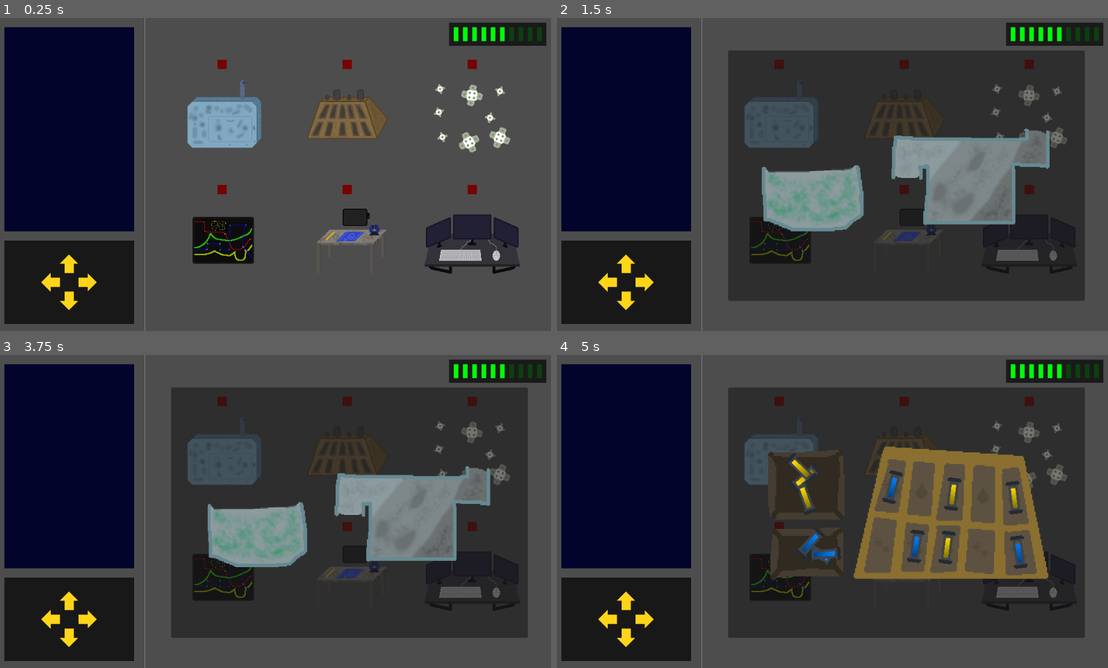
Above: before the commit, frames 1-4 (two rows, left to right).
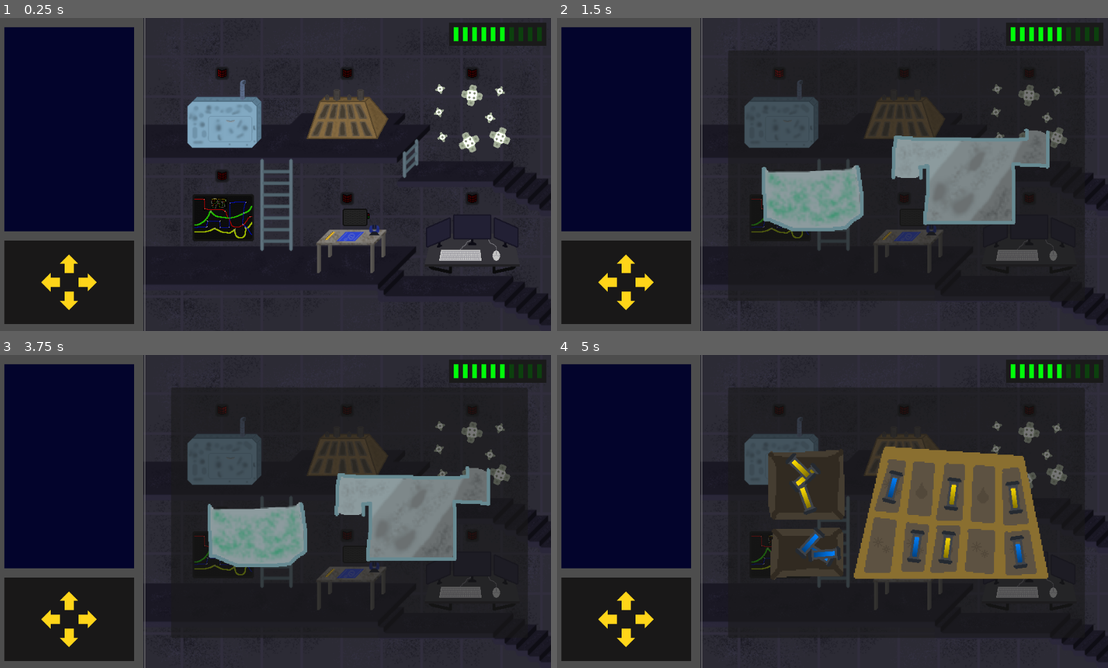
Above: after the commit, the same moments.

Repository: kedalovo/-SG-Spaceship-Management
Game: Godot game, scene res://Game Scene/Game.tscn
Same seed, same stepped clock (60 frames per second), same inputs: the game is played once before the commit and once after it.
Inputs (mouse positions are in pixels of both pictures, inside the frame that each line leads up to):
- Up to frame 1 (0.25 s): no input
- Up to frame 2 (1.5 s): click (777, 115) at 0.52 s; click (777, 115) at 1.27 s
- Up to frame 3 (3.75 s): click (220, 452) at 2.02 s; tap Enter at 2.75 s; move the mouse to (396, 495) at 2.77 s; hold ` (test) 2.78-3.53 s; click (396, 495) at 2.92 s; tap Space (test1) at 3.5, 3.6 s; move the mouse to (159, 527) at 3.52 s; click (159, 527) at 3.67 s
- Up to frame 4 (5 s): tap Enter at 4.25 s; move the mouse to (887, 442) at 4.27 s; hold ` (test) from 4.28 s (still down); click (887, 442) at 4.42 s

The runs differ from the first frame. In frame 1, 63% of the frame differs, in the area x 25-100%, y 0-100%; in frame 2, 22%; in frame 3, 22%; in frame 4, 22%.

Commit message:
Added background for systems viewport. Added light texture and experimented with light flickering and Warning Light animation. Added experiment to the Life Support sprite.

Diff:
--- a/Game Scene/Game.tscn
+++ b/Game Scene/Game.tscn
@@ -1,12 +1,15 @@
-[gd_scene load_steps=21 format=3 uid="uid://dr0fafp1u36yj"]
+[gd_scene load_steps=40 format=3 uid="uid://dr0fafp1u36yj"]
 
 [ext_resource type="Script" path="res://Game Scene/game.gd" id="1_t00el"]
 [ext_resource type="Texture2D" uid="uid://dmcht1gqpy4v3" path="res://Systems/Life Support/Assets/Life Support.png" id="2_3bjf3"]
+[ext_resource type="Texture2D" uid="uid://c6wdksyljuwx5" path="res://Systems/Systems Background.png" id="2_idqil"]
 [ext_resource type="Texture2D" uid="uid://crc0xix75leon" path="res://Systems/Life Support/Assets/Life Support outline.png" id="3_hjlia"]
 [ext_resource type="Script" path="res://Systems/system_visual.gd" id="3_kjvah"]
 [ext_resource type="Texture2D" uid="uid://ssmcw3sgvd41" path="res://Systems/Engines/Assets/Engines.png" id="4_jxdcm"]
+[ext_resource type="Texture2D" uid="uid://cmrd1b8glluvk" path="res://Systems/Warning light spritesheet.png" id="4_lunap"]
 [ext_resource type="Texture2D" uid="uid://brae5e5l23kpa" path="res://Systems/Engines/Assets/Engines Outline.png" id="5_6eb6w"]
 [ext_resource type="Texture2D" uid="uid://cnclshu285y1g" path="res://Systems/Hull/Assets/Hull.png" id="6_a3iyu"]
+[ext_resource type="Texture2D" uid="uid://bfnmgqj2tq8wu" path="res://Systems/Light.png" id="6_glmdj"]
 [ext_resource type="Texture2D" uid="uid://bcklxi8t78ysf" path="res://Systems/Hull/Assets/Hull Outline.png" id="7_meg7b"]
 [ext_resource type="Texture2D" uid="uid://dcnklmox7xujm" path="res://Systems/Electrical/Assets/Electrical.png" id="8_qtinh"]
 [ext_resource type="Texture2D" uid="uid://dyveh6205nwoq" path="res://Systems/Electrical/Assets/Electrical Outline.png" id="9_xw2r2"]
@@ -21,11 +24,148 @@
 [ext_resource type="PackedScene" uid="uid://c22b6p4rrgv5p" path="res://Systems/External/external_system.tscn" id="19_kf2ef"]
 [ext_resource type="PackedScene" uid="uid://cn0fv0fedt2ig" path="res://Systems/Computer/computer_system.tscn" id="20_1h5sm"]
 
+[sub_resource type="AtlasTexture" id="AtlasTexture_kost8"]
+atlas = ExtResource("4_lunap")
+region = Rect2(0, 0, 16, 16)
+
+[sub_resource type="AtlasTexture" id="AtlasTexture_mqpji"]
+atlas = ExtResource("4_lunap")
+region = Rect2(0, 0, 16, 16)
+
+[sub_resource type="AtlasTexture" id="AtlasTexture_577oo"]
+atlas = ExtResource("4_lunap")
+region = Rect2(16, 0, 16, 16)
+
+[sub_resource type="AtlasTexture" id="AtlasTexture_41emw"]
+atlas = ExtResource("4_lunap")
+region = Rect2(32, 0, 16, 16)
+
+[sub_resource type="AtlasTexture" id="AtlasTexture_pbdgm"]
+atlas = ExtResource("4_lunap")
+region = Rect2(48, 0, 16, 16)
+
+[sub_resource type="AtlasTexture" id="AtlasTexture_qxx78"]
+atlas = ExtResource("4_lunap")
+region = Rect2(64, 0, 16, 16)
+
+[sub_resource type="AtlasTexture" id="AtlasTexture_0ftny"]
+atlas = ExtResource("4_lunap")
+region = Rect2(80, 0, 16, 16)
+
+[sub_resource type="AtlasTexture" id="AtlasTexture_m60do"]
+atlas = ExtResource("4_lunap")
+region = Rect2(96, 0, 16, 16)
+
+[sub_resource type="AtlasTexture" id="AtlasTexture_k2qao"]
+atlas = ExtResource("4_lunap")
+region = Rect2(112, 0, 16, 16)
+
+[sub_resource type="AtlasTexture" id="AtlasTexture_ruvoc"]
+atlas = ExtResource("4_lunap")
+region = Rect2(128, 0, 16, 16)
+
+[sub_resource type="AtlasTexture" id="AtlasTexture_e1frc"]
+atlas = ExtResource("4_lunap")
+region = Rect2(144, 0, 16, 16)
+
+[sub_resource type="AtlasTexture" id="AtlasTexture_ihln6"]
+atlas = ExtResource("4_lunap")
+region = Rect2(160, 0, 16, 16)
+
+[sub_resource type="SpriteFrames" id="SpriteFrames_ilhr1"]
+animations = [{
+"frames": [{
+"duration": 1.0,
+"texture": SubResource("AtlasTexture_kost8")
+}],
+"loop": false,
+"name": &"default",
+"speed": 1.0
+}, {
+"frames": [{
+"duration": 1.0,
+"texture": SubResource("AtlasTexture_mqpji")
+}, {
+"duration": 1.0,
+"texture": SubResource("AtlasTexture_577oo")
+}, {
+"duration": 1.0,
+"texture": SubResource("AtlasTexture_41emw")
+}, {
+"duration": 1.0,
+"texture": SubResource("AtlasTexture_pbdgm")
+}, {
+"duration": 1.0,
+"texture": SubResource("AtlasTexture_qxx78")
+}, {
+"duration": 1.0,
+"texture": SubResource("AtlasTexture_0ftny")
+}, {
+"duration": 1.0,
+"texture": SubResource("AtlasTexture_m60do")
+}, {
+"duration": 1.0,
+"texture": SubResource("AtlasTexture_k2qao")
+}, {
+"duration": 1.0,
+"texture": SubResource("AtlasTexture_ruvoc")
+}, {
+"duration": 1.0,
+"texture": SubResource("AtlasTexture_e1frc")
+}, {
+"duration": 1.0,
+"texture": SubResource("AtlasTexture_ihln6")
+}],
+"loop": true,
+"name": &"warning",
+"speed": 11.0
+}]
+
+[sub_resource type="Animation" id="Animation_xrol2"]
+resource_name = "idle"
+loop_mode = 1
+step = 0.05
+tracks/0/type = "bezier"
+tracks/0/imported = false
+tracks/0/enabled = true
+tracks/0/path = NodePath(".:energy")
+tracks/0/interp = 1
+tracks/0/loop_wrap = true
+tracks/0/keys = {
+"handle_modes": PackedInt32Array(0, 0, 0),
+"points": PackedFloat32Array(1, 0, 0, 0.1, 0, 5, -0.1, 0, 0.1, 0, 1, -0.1, 0, 0, 0),
+"times": PackedFloat32Array(0, 0.5, 1)
+}
+
+[sub_resource type="Animation" id="Animation_5t5ek"]
+length = 0.001
+tracks/0/type = "bezier"
+tracks/0/imported = false
+tracks/0/enabled = true
+tracks/0/path = NodePath(".:energy")
+tracks/0/interp = 1
+tracks/0/loop_wrap = true
+tracks/0/keys = {
+"handle_modes": PackedInt32Array(0),
+"points": PackedFloat32Array(3, -0.25, 0, 0.25, 0),
+"times": PackedFloat32Array(0)
+}
+
+[sub_resource type="AnimationLibrary" id="AnimationLibrary_gutu4"]
+_data = {
+"RESET": SubResource("Animation_5t5ek"),
+"idle": SubResource("Animation_xrol2")
+}
+
 [node name="Game" type="Node2D"]
 script = ExtResource("1_t00el")
 
 [node name="Camera2D" type="Camera2D" parent="."]
 anchor_mode = 0
+
+[node name="Sprite2D" type="Sprite2D" parent="."]
+position = Vector2(608, 270)
+texture = ExtResource("2_idqil")
 
 [node name="CabinColorRect" type="ColorRect" parent="."]
 offset_left = 16.0
@@ -80,12 +220,26 @@
 texture = ExtResource("2_3bjf3")
 script = ExtResource("3_kjvah")
 
-[node name="WarningLight" type="ColorRect" parent="Systems Sprites/LifeSupportSprite"]
-offset_left = -8.0
-offset_top = -96.0
-offset_right = 8.0
-offset_bottom = -80.0
-color = Color(0.460938, 0.00720215, 0.00720215, 1)
+[node name="Warning Light" type="AnimatedSprite2D" parent="Systems Sprites/LifeSupportSprite"]
+light_mask = 2
+visibility_layer = 2
+position = Vector2(0, -72)
+sprite_frames = SubResource("SpriteFrames_ilhr1")
+animation = &"warning"
+autoplay = "warning"
+
+[node name="PointLight2D" type="PointLight2D" parent="Systems Sprites/LifeSupportSprite/Warning Light"]
+visible = false
+color = Color(1, 0, 0, 1)
+energy = 3.0
+blend_mode = 2
+texture = ExtResource("6_glmdj")
+
+[node name="AnimationPlayer" type="AnimationPlayer" parent="Systems Sprites/LifeSupportSprite/Warning Light/PointLight2D"]
+libraries = {
+"": SubResource("AnimationLibrary_gutu4")
+}
+autoplay = "idle"
 
 [node name="Outline" type="Sprite2D" parent="Systems Sprites/LifeSupportSprite"]
 visible = false
@@ -105,12 +259,12 @@
 script = ExtResource("3_kjvah")
 system_index = 1
 
-[node name="WarningLight" type="ColorRect" parent="Systems Sprites/EnginesSprite"]
-offset_left = -8.0
-offset_top = -96.0
-offset_right = 8.0
-offset_bottom = -80.0
-color = Color(0.460938, 0.00720215, 0.00720215, 1)
+[node name="Warning Light" type="AnimatedSprite2D" parent="Systems Sprites/EnginesSprite"]
+light_mask = 2
+visibility_layer = 2
+position = Vector2(0, -72)
+sprite_frames = SubResource("SpriteFrames_ilhr1")
+autoplay = "default"
 
 [node name="Outline" type="Sprite2D" parent="Systems Sprites/EnginesSprite"]
 visible = false
@@ -130,12 +284,12 @@
 script = ExtResource("3_kjvah")
 system_index = 2
 
-[node name="WarningLight" type="ColorRect" parent="Systems Sprites/HullSprite"]
-offset_left = -8.0
-offset_top = -96.0
-offset_right = 8.0
-offset_bottom = -80.0
-color = Color(0.460938, 0.00720215, 0.00720215, 1)
+[node name="Warning Light" type="AnimatedSprite2D" parent="Systems Sprites/HullSprite"]
+light_mask = 2
+visibility_layer = 2
+position = Vector2(0, -72)
+sprite_frames = SubResource("SpriteFrames_ilhr1")
+autoplay = "default"
 
 [node name="Outline" type="Sprite2D" parent="Systems Sprites/HullSprite"]
 visible = false
@@ -150,17 +304,17 @@
 flat = true
 
 [node name="ElectricalSprite" type="Sprite2D" parent="Systems Sprites"]
-position = Vector2(-216, 104)
+position = Vector2(-216, 65)
 texture = ExtResource("8_qtinh")
 script = ExtResource("3_kjvah")
 system_index = 3
 
-[node name="WarningLight" type="ColorRect" parent="Systems Sprites/ElectricalSprite"]
-offset_left = -8.0
-offset_top = -96.0
-offset_right = 8.0
-offset_bottom = -80.0
-color = Color(0.460938, 0.00720215, 0.00720215, 1)
+[node name="Warning Light" type="AnimatedSprite2D" parent="Systems Sprites/ElectricalSprite"]
+light_mask = 2
+visibility_layer = 2
+position = Vector2(0, -72)
+sprite_frames = SubResource("SpriteFrames_ilhr1")
+autoplay = "default"
 
 [node name="Outline" type="Sprite2D" parent="Systems Sprites/ElectricalSprite"]
 visible = false
@@ -180,12 +334,12 @@
 script = ExtResource("3_kjvah")
 system_index = 4
 
-[node name="WarningLight" type="ColorRect" parent="Systems Sprites/ExternalSprite"]
-offset_left = -8.0
-offset_top = -96.0
-offset_right = 8.0
-offset_bottom = -80.0
-color = Color(0.460938, 0.00720215, 0.00720215, 1)
+[node name="Warning Light" type="AnimatedSprite2D" parent="Systems Sprites/ExternalSprite"]
+light_mask = 2
+visibility_layer = 2
+position = Vector2(0, -72)
+sprite_frames = SubResource("SpriteFrames_ilhr1")
+autoplay = "default"
 
 [node name="Outline" type="Sprite2D" parent="Systems Sprites/ExternalSprite"]
 visible = false
@@ -205,12 +359,12 @@
 script = ExtResource("3_kjvah")
 system_index = 5
 
-[node name="WarningLight" type="ColorRect" parent="Systems Sprites/ComputerSprite"]
-offset_left = -8.0
-offset_top = -96.0
-offset_right = 8.0
-offset_bottom = -80.0
-color = Color(0.460938, 0.00720215, 0.00720215, 1)
+[node name="Warning Light" type="AnimatedSprite2D" parent="Systems Sprites/ComputerSprite"]
+light_mask = 2
+visibility_layer = 2
+position = Vector2(0, -72)
+sprite_frames = SubResource("SpriteFrames_ilhr1")
+autoplay = "default"
 
 [node name="Outline" type="Sprite2D" parent="Systems Sprites/ComputerSprite"]
 visible = false
--- a/Systems/Computer/computer_system.tscn
+++ b/Systems/Computer/computer_system.tscn
@@ -3,6 +3,31 @@
 [ext_resource type="Script" path="res://Systems/Computer/computer_system.gd" id="1_3i7g7"]
 [ext_resource type="Texture2D" uid="uid://c2wnmae3lkpre" path="res://Systems/Computer/Assets/Computer outside.png" id="2_4nu0v"]
 [ext_resource type="Theme" uid="uid://deues2s64t2hh" path="res://Systems/Computer/Assets/Theme/computer_theme.tres" id="3_wrsqg"]
+
+[sub_resource type="Animation" id="Animation_ygv70"]
+length = 0.001
+tracks/0/type = "bezier"
+tracks/0/imported = false
+tracks/0/enabled = true
+tracks/0/path = NodePath("Camera2D:zoom:x")
+tracks/0/interp = 1
+tracks/0/loop_wrap = true
+tracks/0/keys = {
+"handle_modes": PackedInt32Array(0),
+"points": PackedFloat32Array(1.5, -0.15, 0, 0.15, 0),
+"times": PackedFloat32Array(0)
+}
+tracks/1/type = "bezier"
+tracks/1/imported = false
+tracks/1/enabled = true
+tracks/1/path = NodePath("Camera2D:zoom:y")
+tracks/1/interp = 1
+tracks/1/loop_wrap = true
+tracks/1/keys = {
+"handle_modes": PackedInt32Array(0),
+"points": PackedFloat32Array(1.5, -0.15, 0, 0.15, 0),
+"times": PackedFloat32Array(0)
+}
 
 [sub_resource type="Animation" id="Animation_462qr"]
 resource_name = "open"
@@ -42,31 +67,6 @@
 "args": [],
 "method": &"make_current"
 }]
-}
-
-[sub_resource type="Animation" id="Animation_ygv70"]
-length = 0.001
-tracks/0/type = "bezier"
-tracks/0/imported = false
-tracks/0/enabled = true
-tracks/0/path = NodePath("Camera2D:zoom:x")
-tracks/0/interp = 1
-tracks/0/loop_wrap = true
-tracks/0/keys = {
-"handle_modes": PackedInt32Array(0),
-"points": PackedFloat32Array(1.5, -0.15, 0, 0.15, 0),
-"times": PackedFloat32Array(0)
-}
-tracks/1/type = "bezier"
-tracks/1/imported = false
-tracks/1/enabled = true
-tracks/1/path = NodePath("Camera2D:zoom:y")
-tracks/1/interp = 1
-tracks/1/loop_wrap = true
-tracks/1/keys = {
-"handle_modes": PackedInt32Array(0),
-"points": PackedFloat32Array(1.5, -0.15, 0, 0.15, 0),
-"times": PackedFloat32Array(0)
 }
 
 [sub_resource type="AnimationLibrary" id="AnimationLibrary_8uvjj"]
--- a/Systems/Electrical/electrical_system.tscn
+++ b/Systems/Electrical/electrical_system.tscn
@@ -2,6 +2,31 @@
 
 [ext_resource type="Texture2D" uid="uid://cckr30qae6unt" path="res://Systems/Electrical/Assets/Electrical Outside.png" id="1_cdce4"]
 [ext_resource type="Script" path="res://Systems/Electrical/electrical_system.gd" id="1_qh678"]
+
+[sub_resource type="Animation" id="Animation_e8oh7"]
+length = 0.001
+tracks/0/type = "bezier"
+tracks/0/imported = false
+tracks/0/enabled = true
+tracks/0/path = NodePath("Camera2D:zoom:x")
+tracks/0/interp = 1
+tracks/0/loop_wrap = true
+tracks/0/keys = {
+"handle_modes": PackedInt32Array(0),
+"points": PackedFloat32Array(1.75, -0.15, 0, 0.15, 0),
+"times": PackedFloat32Array(0)
+}
+tracks/1/type = "bezier"
+tracks/1/imported = false
+tracks/1/enabled = true
+tracks/1/path = NodePath("Camera2D:zoom:y")
+tracks/1/interp = 1
+tracks/1/loop_wrap = true
+tracks/1/keys = {
+"handle_modes": PackedInt32Array(0),
+"points": PackedFloat32Array(1.75, -0.15, 0, 0.15, 0),
+"times": PackedFloat32Array(0)
+}
 
 [sub_resource type="Animation" id="Animation_osxux"]
 resource_name = "open"
@@ -41,31 +66,6 @@
 "args": [],
 "method": &"make_current"
 }]
-}
-
-[sub_resource type="Animation" id="Animation_e8oh7"]
-length = 0.001
-tracks/0/type = "bezier"
-tracks/0/imported = false
-tracks/0/enabled = true
-tracks/0/path = NodePath("Camera2D:zoom:x")
-tracks/0/interp = 1
-tracks/0/loop_wrap = true
-tracks/0/keys = {
-"handle_modes": PackedInt32Array(0),
-"points": PackedFloat32Array(1.75, -0.15, 0, 0.15, 0),
-"times": PackedFloat32Array(0)
-}
-tracks/1/type = "bezier"
-tracks/1/imported = false
-tracks/1/enabled = true
-tracks/1/path = NodePath("Camera2D:zoom:y")
-tracks/1/interp = 1
-tracks/1/loop_wrap = true
-tracks/1/keys = {
-"handle_modes": PackedInt32Array(0),
-"points": PackedFloat32Array(1.75, -0.15, 0, 0.15, 0),
-"times": PackedFloat32Array(0)
 }
 
 [sub_resource type="AnimationLibrary" id="AnimationLibrary_1npbf"]
--- a/Systems/Engines/engines_system.tscn
+++ b/Systems/Engines/engines_system.tscn
@@ -3,6 +3,31 @@
 [ext_resource type="Script" path="res://Systems/Engines/engines_system.gd" id="1_c6exo"]
 [ext_resource type="Texture2D" uid="uid://b42266pnmnnde" path="res://Systems/Engines/Assets/Engines Outside.png" id="2_kh3pv"]
 [ext_resource type="Script" path="res://Systems/Engines/Slot/slot.gd" id="3_q8nis"]
+
+[sub_resource type="Animation" id="Animation_yhscp"]
+length = 0.001
+tracks/0/type = "bezier"
+tracks/0/imported = false
+tracks/0/enabled = true
+tracks/0/path = NodePath("Camera2D:zoom:x")
+tracks/0/interp = 1
+tracks/0/loop_wrap = true
+tracks/0/keys = {
+"handle_modes": PackedInt32Array(0),
+"points": PackedFloat32Array(1.5, -0.15, 0, 0.15, 0),
+"times": PackedFloat32Array(0)
+}
+tracks/1/type = "bezier"
+tracks/1/imported = false
+tracks/1/enabled = true
+tracks/1/path = NodePath("Camera2D:zoom:y")
+tracks/1/interp = 1
+tracks/1/loop_wrap = true
+tracks/1/keys = {
+"handle_modes": PackedInt32Array(0),
+"points": PackedFloat32Array(1.5, -0.15, 0, 0.15, 0),
+"times": PackedFloat32Array(0)
+}
 
 [sub_resource type="Animation" id="Animation_d823o"]
 resource_name = "open"
@@ -42,31 +67,6 @@
 "args": [],
 "method": &"make_current"
 }]
-}
-
-[sub_resource type="Animation" id="Animation_yhscp"]
-length = 0.001
-tracks/0/type = "bezier"
-tracks/0/imported = false
-tracks/0/enabled = true
-tracks/0/path = NodePath("Camera2D:zoom:x")
-tracks/0/interp = 1
-tracks/0/loop_wrap = true
-tracks/0/keys = {
-"handle_modes": PackedInt32Array(0),
-"points": PackedFloat32Array(1.5, -0.15, 0, 0.15, 0),
-"times": PackedFloat32Array(0)
-}
-tracks/1/type = "bezier"
-tracks/1/imported = false
-tracks/1/enabled = true
-tracks/1/path = NodePath("Camera2D:zoom:y")
-tracks/1/interp = 1
-tracks/1/loop_wrap = true
-tracks/1/keys = {
-"handle_modes": PackedInt32Array(0),
-"points": PackedFloat32Array(1.5, -0.15, 0, 0.15, 0),
-"times": PackedFloat32Array(0)
 }
 
 [sub_resource type="AnimationLibrary" id="AnimationLibrary_5ei3s"]
--- a/Systems/Hull/hull_system.tscn
+++ b/Systems/Hull/hull_system.tscn
@@ -2,6 +2,31 @@
 
 [ext_resource type="Script" path="res://Systems/Hull/hull_system.gd" id="1_4hw2b"]
 [ext_resource type="Texture2D" uid="uid://d2o32lctmikrv" path="res://Systems/Hull/Assets/Hull Outside.png" id="1_e17vu"]
+
+[sub_resource type="Animation" id="Animation_us65u"]
+length = 0.001
+tracks/0/type = "bezier"
+tracks/0/imported = false
+tracks/0/enabled = true
+tracks/0/path = NodePath("Camera2D:zoom:x")
+tracks/0/interp = 1
+tracks/0/loop_wrap = true
+tracks/0/keys = {
+"handle_modes": PackedInt32Array(0),
+"points": PackedFloat32Array(0.8, -0.15, 0, 0.15, 0),
+"times": PackedFloat32Array(0)
+}
+tracks/1/type = "bezier"
+tracks/1/imported = false
+tracks/1/enabled = true
+tracks/1/path = NodePath("Camera2D:zoom:y")
+tracks/1/interp = 1
+tracks/1/loop_wrap = true
+tracks/1/keys = {
+"handle_modes": PackedInt32Array(0),
+"points": PackedFloat32Array(0.8, -0.15, 0, 0.15, 0),
+"times": PackedFloat32Array(0)
+}
 
 [sub_resource type="Animation" id="Animation_d6ssa"]
 resource_name = "open"
@@ -43,31 +68,6 @@
 }]
 }
 
-[sub_resource type="Animation" id="Animation_us65u"]
-length = 0.001
-tracks/0/type = "bezier"
-tracks/0/imported = false
-tracks/0/enabled = true
-tracks/0/path = NodePath("Camera2D:zoom:x")
-tracks/0/interp = 1
-tracks/0/loop_wrap = true
-tracks/0/keys = {
-"handle_modes": PackedInt32Array(0),
-"points": PackedFloat32Array(0.8, -0.15, 0, 0.15, 0),
-"times": PackedFloat32Array(0)
-}
-tracks/1/type = "bezier"
-tracks/1/imported = false
-tracks/1/enabled = true
-tracks/1/path = NodePath("Camera2D:zoom:y")
-tracks/1/interp = 1
-tracks/1/loop_wrap = true
-tracks/1/keys = {
-"handle_modes": PackedInt32Array(0),
-"points": PackedFloat32Array(0.8, -0.15, 0, 0.15, 0),
-"times": PackedFloat32Array(0)
-}
-
 [sub_resource type="AnimationLibrary" id="AnimationLibrary_npthr"]
 _data = {
 "RESET": SubResource("Animation_us65u"),
--- a/Systems/Life Support/life_support_system.tscn
+++ b/Systems/Life Support/life_support_system.tscn
@@ -20,6 +20,31 @@
 
 [sub_resource type="RectangleShape2D" id="RectangleShape2D_2s487"]
 size = Vector2(24, 32)
+
+[sub_resource type="Animation" id="Animation_8sdl2"]
+length = 0.001
+tracks/0/type = "bezier"
+tracks/0/imported = false
+tracks/0/enabled = true
+tracks/0/path = NodePath("Camera2D:zoom:x")
+tracks/0/interp = 1
+tracks/0/loop_wrap = true
+tracks/0/keys = {
+"handle_modes": PackedInt32Array(0),
+"points": PackedFloat32Array(1.2, -0.25, 0, 0.25, 0),
+"times": PackedFloat32Array(0)
+}
+tracks/1/type = "bezier"
+tracks/1/imported = false
+tracks/1/enabled = true
+tracks/1/path = NodePath("Camera2D:zoom:y")
+tracks/1/interp = 1
+tracks/1/loop_wrap = true
+tracks/1/keys = {
+"handle_modes": PackedInt32Array(0),
+"points": PackedFloat32Array(1.2, -0.25, 0, 0.25, 0),
+"times": PackedFloat32Array(0)
+}
 
 [sub_resource type="Animation" id="Animation_mtvvi"]
 resource_name = "open"
@@ -59,31 +84,6 @@
 "args": [],
 "method": &"make_current"
 }]
-}
-
-[sub_resource type="Animation" id="Animation_8sdl2"]
-length = 0.001
-tracks/0/type = "bezier"
-tracks/0/imported = false
-tracks/0/enabled = true
-tracks/0/path = NodePath("Camera2D:zoom:x")
-tracks/0/interp = 1
-tracks/0/loop_wrap = true
-tracks/0/keys = {
-"handle_modes": PackedInt32Array(0),
-"points": PackedFloat32Array(1.2, -0.25, 0, 0.25, 0),
-"times": PackedFloat32Array(0)
-}
-tracks/1/type = "bezier"
-tracks/1/imported = false
-tracks/1/enabled = true
-tracks/1/path = NodePath("Camera2D:zoom:y")
-tracks/1/interp = 1
-tracks/1/loop_wrap = true
-tracks/1/keys = {
-"handle_modes": PackedInt32Array(0),
-"points": PackedFloat32Array(1.2, -0.25, 0, 0.25, 0),
-"times": PackedFloat32Array(0)
 }
 
 [sub_resource type="AnimationLibrary" id="AnimationLibrary_cnbki"]
Binary file added: Systems/Light.png
Not shown, added: Systems/Light.png.import
Binary file added: Systems/Systems Background.png
Not shown, added: Systems/Systems Background.png.import
Binary file added: Systems/Warning light spritesheet.png
Not shown, added: Systems/Warning light spritesheet.png.import
Binary file added: Systems/Warning light.png
Not shown, added: Systems/Warning light.png.import
